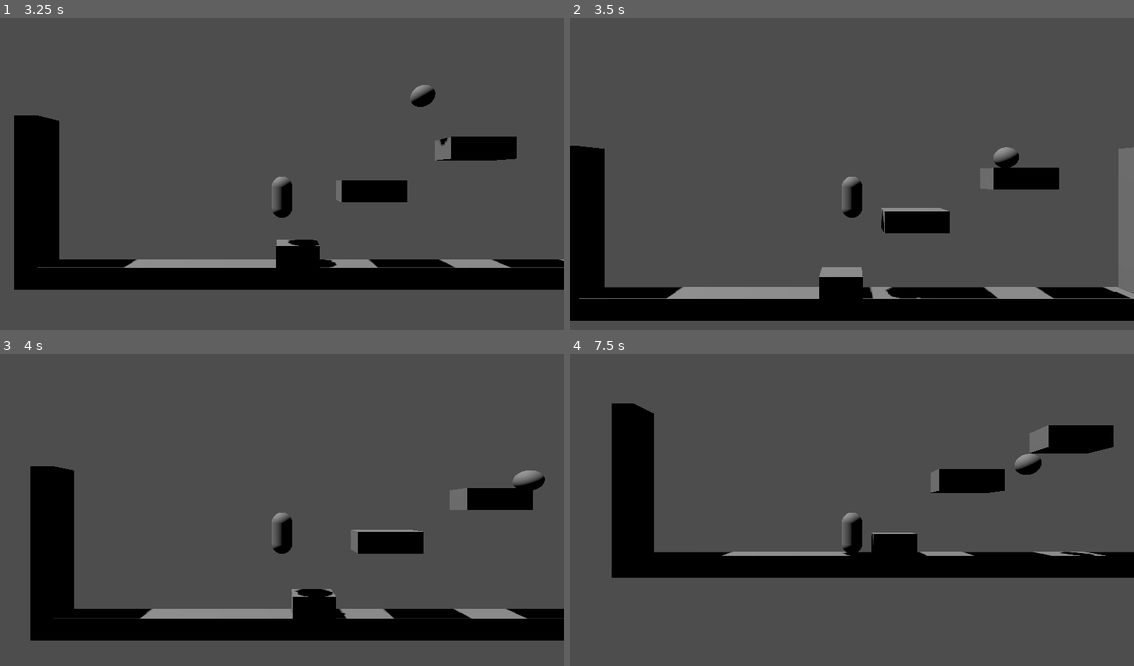
Above: before the commit, frames 1-4 (two rows, left to right).
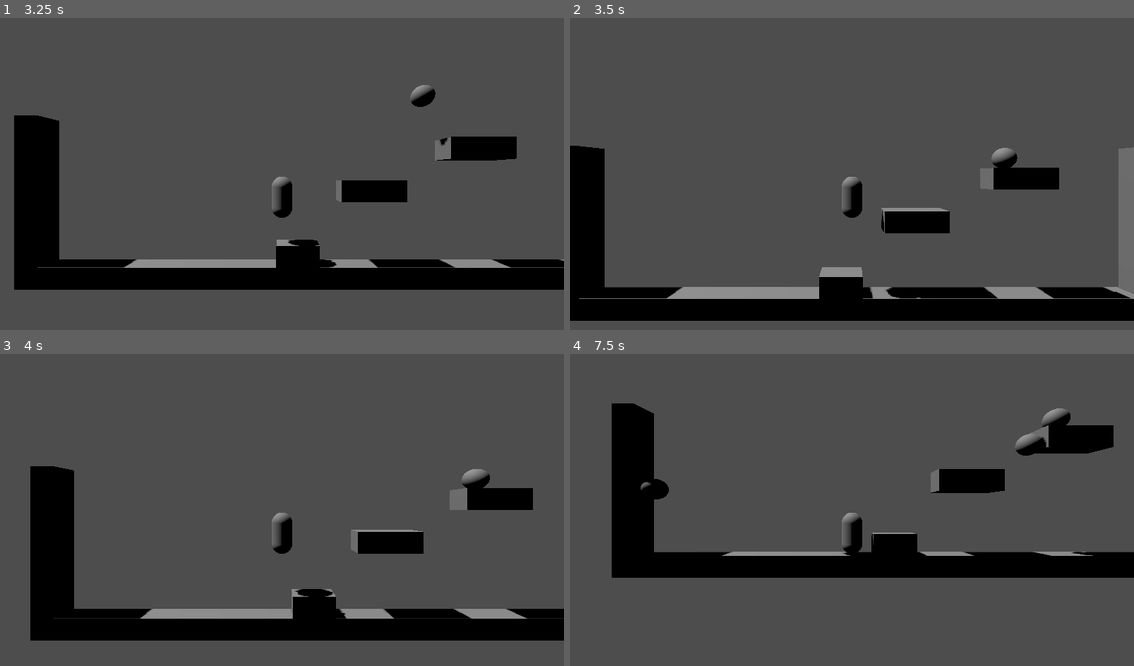
Above: after the commit, the same moments.

Repository: Lukko-Digital/upwell
Game: Godot game, scene res://src/main2.tscn
The game is run twice, just before and just after one commit, with the same random seed, the same clock (stepped at 60 frames per second) and the same inputs.
Inputs (mouse positions are in pixels of both pictures, inside the frame that each line leads up to):
- Up to frame 1 (3.25 s): tap Enter at 0.5 s; move the mouse to (406, 161) at 0.52 s; hold D (right) 0.53-1.28 s; hold Right mouse button (attract) 0.53-1.28 s; tap Space (jump) at 0.77, 1.52, 3.02 s; move the mouse to (169, 192) at 1.27 s; hold A (left) 1.28-2.03 s; tap E (recall) at 1.35 s; move the mouse to (338, 105) at 2.02 s; press the mouse at (338, 105) at 2.03 s; hold D (right) from 2.03 s (still down); move the mouse to (253, 239) at 2.77 s; release the mouse at (253, 239) at 2.78 s; right-click (253, 239) at 2.85 s
- Up to frame 2 (3.5 s): keep holding D (right)
- Up to frame 3 (4 s): move the mouse to (451, 559) at 3.52 s; release D (right) at 3.53 s; hold A (left) from 3.53 s (still down); hold E (recall) from 3.53 s (still down); tap Space (jump) at 3.77 s
- Up to frame 4 (7.5 s): move the mouse to (682, 466) at 4.27 s; release E (recall) at 4.28 s; click (682, 466) at 4.35 s; tap Space (jump) at 4.52, 6.02, 6.77 s; move the mouse to (880, 513) at 5.02 s; hold Right mouse button (attract) 5.03-5.78 s; move the mouse to (767, 432) at 5.77 s; release A (left) at 5.78 s; hold D (right) from 5.78 s (still down); tap E (recall) at 5.85 s; move the mouse to (976, 497) at 6.52 s; press the mouse at (976, 497) at 6.53 s; move the mouse to (739, 528) at 7.27 s; release the mouse at (739, 528) at 7.28 s; right-click (739, 528) at 7.35 s

Frame 1 is identical in both runs. In frame 2, less than 0.1% of the frame differs, in the area x 74-80%, y 41-48%; in frame 3, 0.4%; in frame 4, 0.8%, in the area x 12-95%, y 17-65%.

Commit message:
drill sticks

Diff:
--- /dev/null
+++ b/src/drill_bit.gd
@@ -0,0 +1,8 @@
+extends RigidBody3D
+
+var has_been_stuck = false
+
+func _on_wall_detection_area_body_entered(_body: Node3D) -> void:
+	if not has_been_stuck:
+		set_deferred("freeze", true)
+		has_been_stuck = true
--- a/src/drill_bit.tscn
+++ b/src/drill_bit.tscn
@@ -1,14 +1,28 @@
-[gd_scene load_steps=3 format=3 uid="uid://cqhg81mkdfd3t"]
+[gd_scene load_steps=5 format=3 uid="uid://cqhg81mkdfd3t"]
+
+[ext_resource type="Script" path="res://src/drill_bit.gd" id="1_586he"]
 
 [sub_resource type="SphereMesh" id="SphereMesh_7cf8e"]
 
 [sub_resource type="SphereShape3D" id="SphereShape3D_k0v8f"]
 
+[sub_resource type="SphereShape3D" id="SphereShape3D_gmcvt"]
+radius = 0.6
+
 [node name="DrillBit" type="RigidBody3D"]
 collision_layer = 0
+script = ExtResource("1_586he")
 
 [node name="MeshInstance3D" type="MeshInstance3D" parent="."]
 mesh = SubResource("SphereMesh_7cf8e")
 
 [node name="CollisionShape3D" type="CollisionShape3D" parent="."]
 shape = SubResource("SphereShape3D_k0v8f")
+
+[node name="WallDetectionArea" type="Area3D" parent="."]
+collision_layer = 0
+
+[node name="CollisionShape3D" type="CollisionShape3D" parent="WallDetectionArea"]
+shape = SubResource("SphereShape3D_gmcvt")
+
+[connection signal="body_entered" from="WallDetectionArea" to="." method="_on_wall_detection_area_body_entered"]
